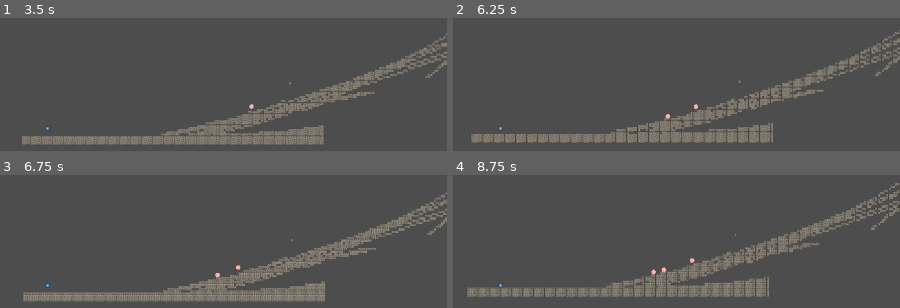
Above: before the commit, frames 1-4 (two rows, left to right).
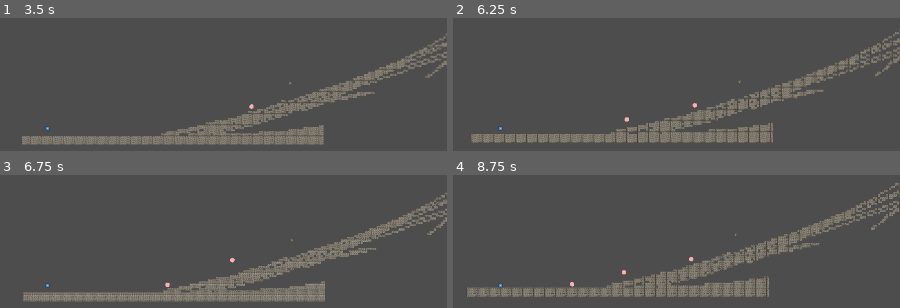
Above: after the commit, the same moments.

Repository: Sogrief/stairs
Game: Godot game, scene res://scenes/level/main.tscn
The game is run twice, just before and just after one commit, with the same random seed, the same clock (stepped at 60 frames per second) and the same inputs. The engine's default icon, where the game draws it, is replaced by a stand-in: a white triangle on a blue panel in a dark square.
Inputs:
- Up to frame 1 (3.5 s): hold Right (move_right) 0.53-2.03 s; tap Up (jump) at 0.77, 1.52, 3.02 s; hold Left (move_left) 2.03-2.78 s; hold Right (move_right) from 2.78 s (still down)
- Up to frame 2 (6.25 s): tap Up (jump) at 3.77, 4.52, 6.02 s; release Right (move_right) at 4.28 s; hold Left (move_left) 4.28-5.03 s; hold Right (move_right) 5.03-5.78 s; hold Left (move_left) from 5.78 s (still down)
- Up to frame 3 (6.75 s): keep holding Left (move_left)
- Up to frame 4 (8.75 s): tap Up (jump) at 6.77, 7.52 s; release Left (move_left) at 7.28 s; hold Right (move_right) from 7.28 s (still down)

Frame 1 is identical in both runs. In frame 2, 0.1% of the frame differs, in the area x 38-55%, y 63-79%; in frame 3, 0.1%; in frame 4, 0.2%, in the area x 26-55%, y 61-85%.

Commit message:
amélioration de la physique des projectiles

Diff:
--- a/scenes/level/scripts/spawn_projectiles.gd
+++ b/scenes/level/scripts/spawn_projectiles.gd
@@ -12,7 +12,6 @@
 var timer : float = (randf() * 2.6) + 0.4 # le délai entre chaque projectile compris entre 0.4 et 3.0
 
 func _ready():
-
 	path_points = get_all_points_from_path() # récupération de tous les points du path2D
 	closest_point = get_closest_path_point(path_points, player_position) # récupération du point le plus proche du joueur
 	path_follow_progress() # mise à jour de la progression du path follow par rapport à la position du joueur dans le niveau
@@ -67,7 +66,6 @@
 
 	return points
 
-
 #------------------- fonction qui met à jour la progression du path follow 2D -------------------
 func path_follow_progress():
 	var player_distance = path.curve.get_closest_offset(closest_point) # distance approximative parcourue par le joueur
--- a/scenes/projectiles/projectile.tscn
+++ b/scenes/projectiles/projectile.tscn
@@ -4,8 +4,8 @@
 [ext_resource type="Texture2D" uid="uid://21qwpm55fcqs" path="res://scenes/projectiles/assets/projectile.png" id="1_fvof1"]
 
 [sub_resource type="PhysicsMaterial" id="PhysicsMaterial_vssvg"]
-friction = 0.51
-bounce = 0.2
+friction = 0.0
+bounce = 0.51
 
 [sub_resource type="CircleShape2D" id="CircleShape2D_gl7oi"]
 radius = 69.0072
